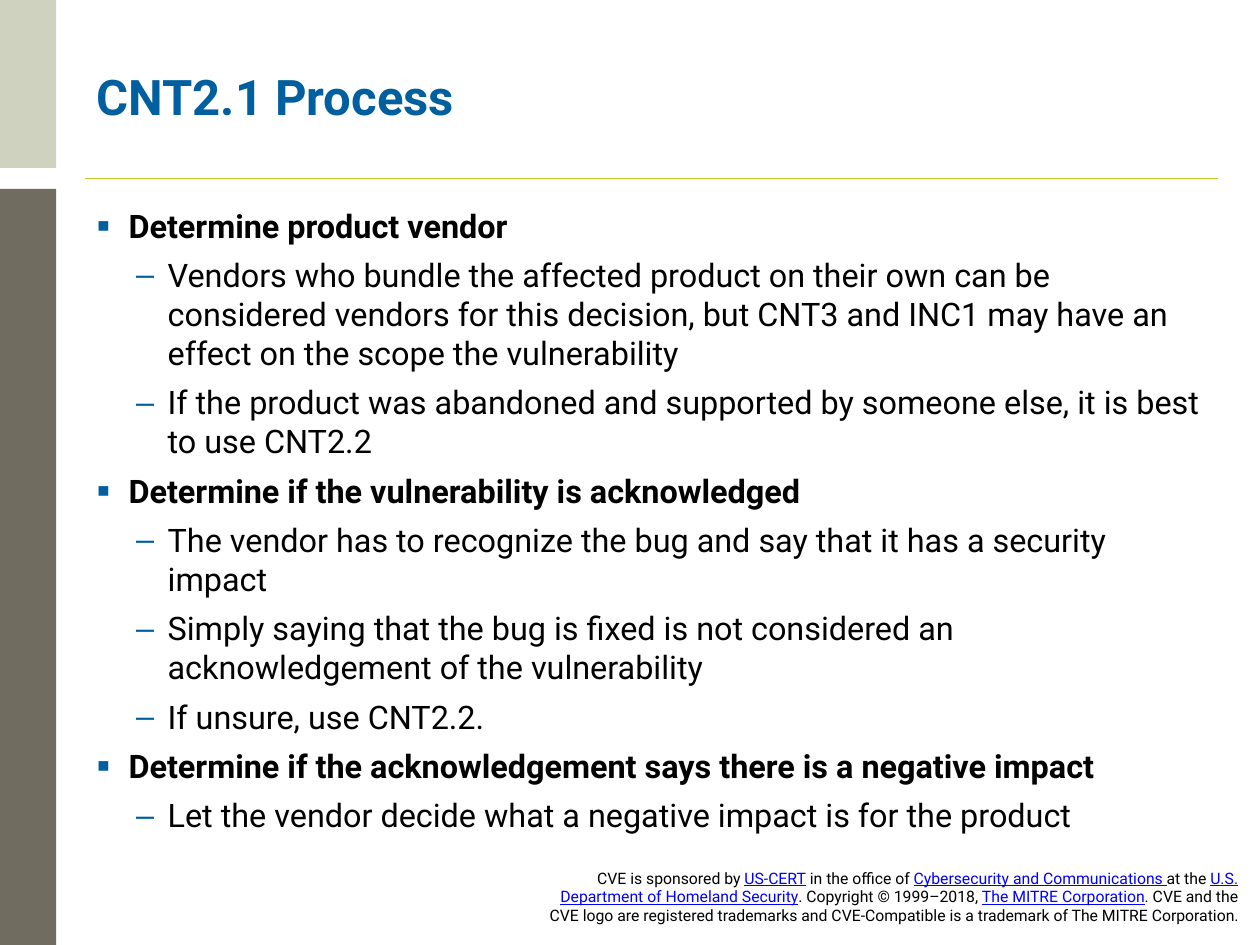
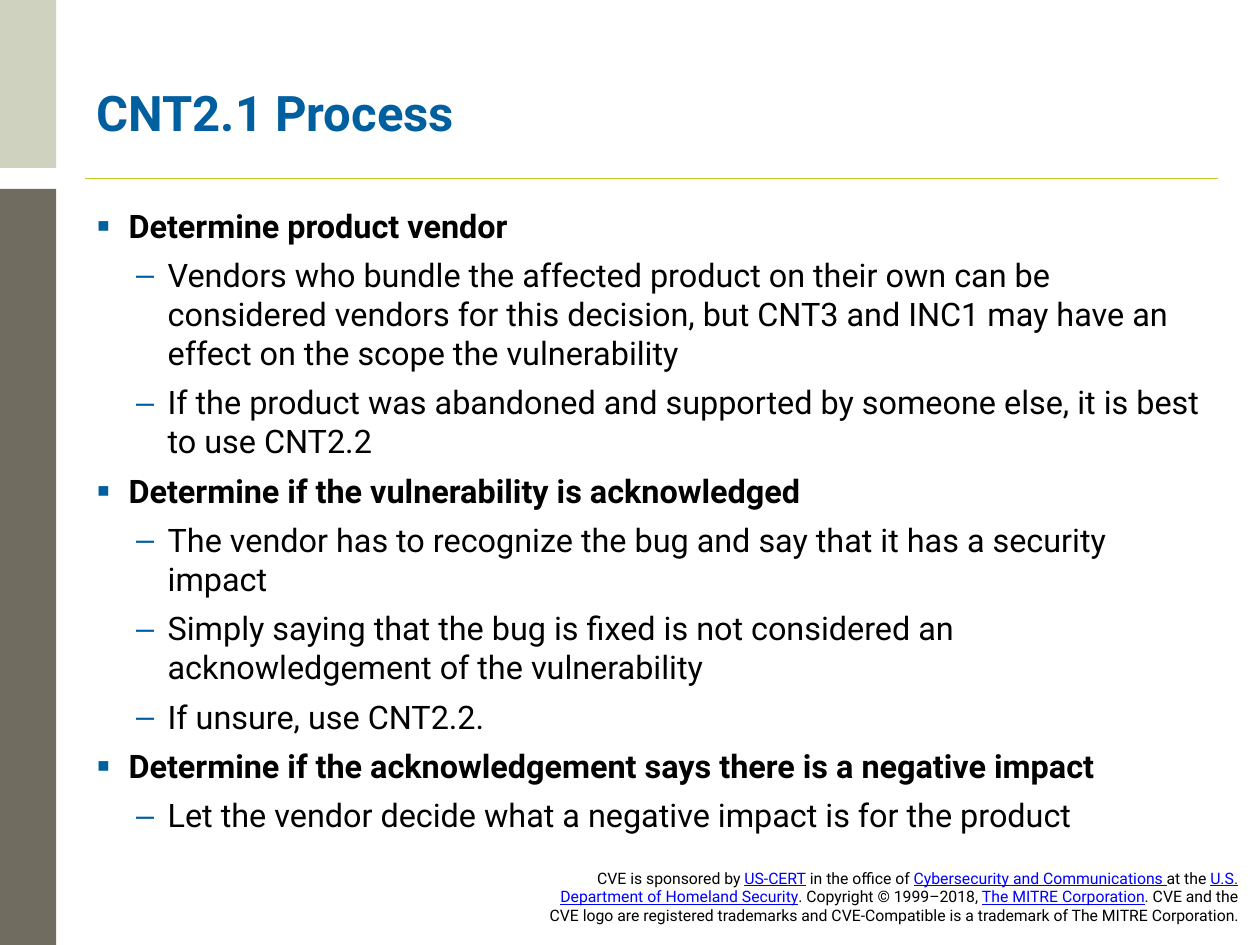
Before and after one commit to CVEProject/cveproject.github.io, a slide deck: slide 25 of docs/cna/CVE Counting Rules Training.pptx (slide 26 before the commit). Drawn at 1260x945 pixels with LibreOffice and Linux fonts; fonts in the diff are those of the drawing; background and template pictures are left out. Boxes give left, top, right and bottom in pixels: in the first picture for what was removed or moved away, otherwise in the second. Text is boxed around its words. In the diff, an @@ line names an element or a change of style, - is before the commit and + after.

```diff
--- a/docs/cna/CVE Counting Rules Training.pptx
+++ b/docs/cna/CVE Counting Rules Training.pptx
@@ title "CNT2.1 Process": place and size @@
-title "CNT2.1 Process" at <box>97,79,454,116</box>
+title "CNT2.1 Process" at <box>97,95,454,132</box>
```
Also in this commit, not shown: 18 other slides changed, 1 slide added, 2 slides removed.
